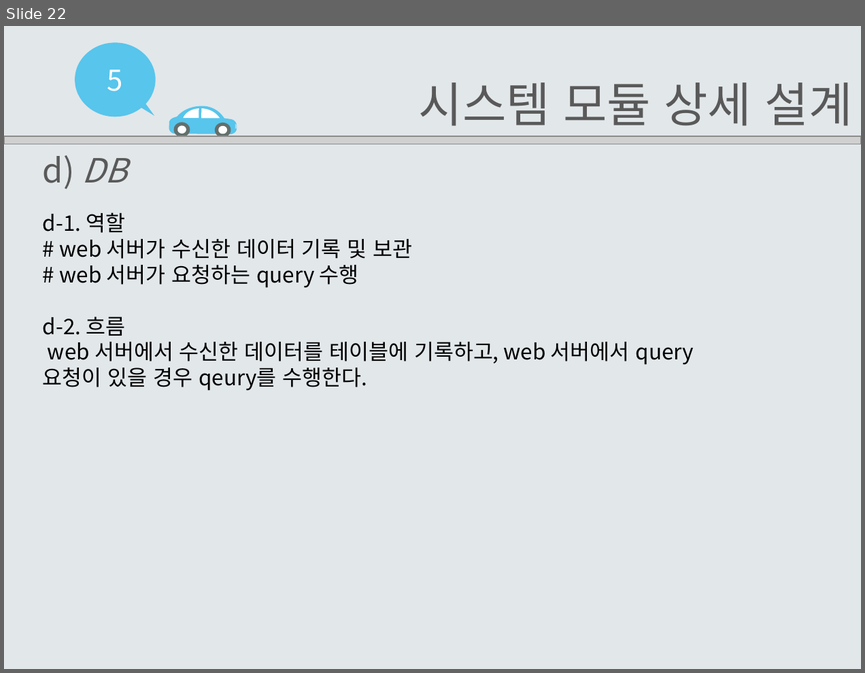
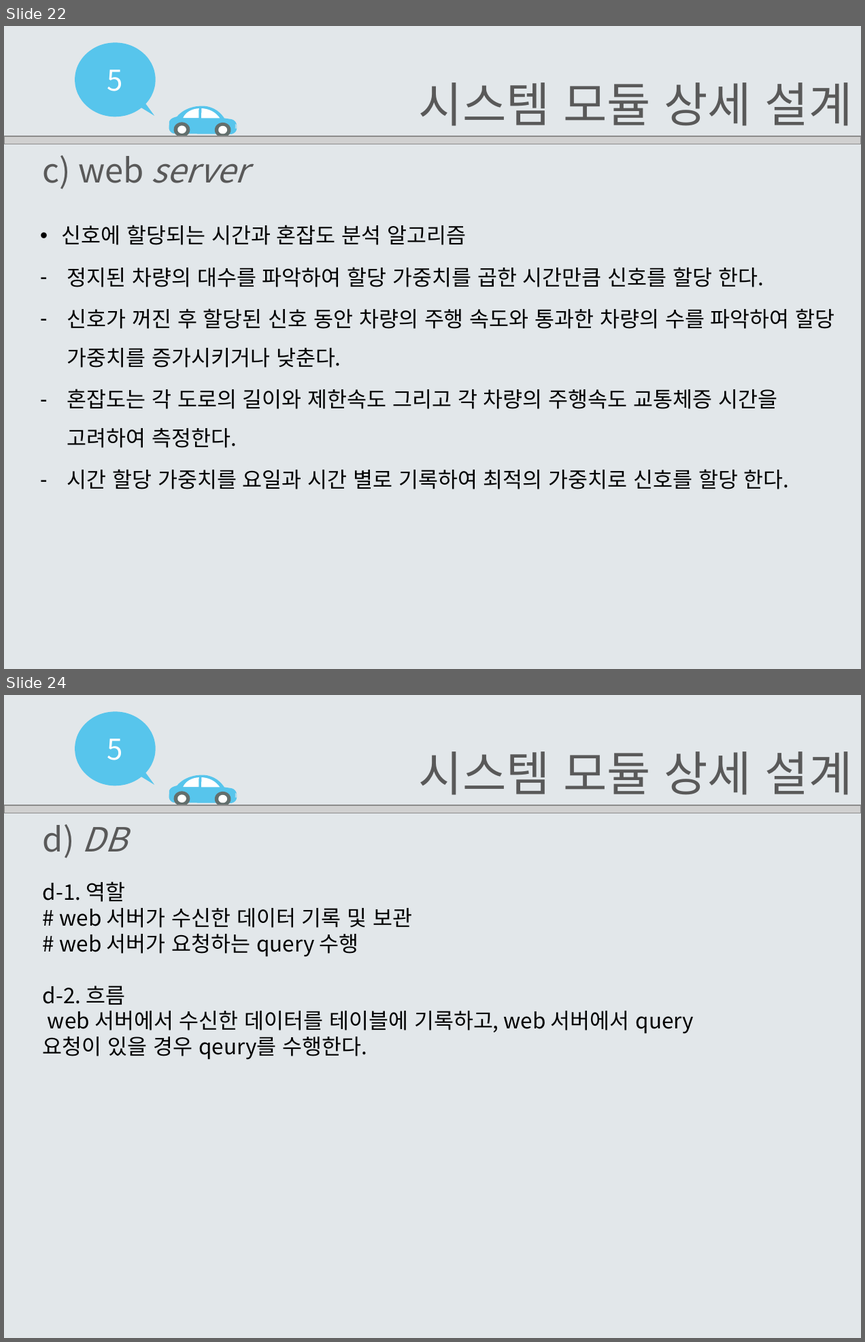
Before and after one commit to EomHeeSang/grad_proj, a slide deck: 발표자료/설계서2-14(엄희상,박주호,김태경)_re.pptx. Shown one above the other, each under a label of ours: slide 22 before the commit, slides 22 and 24 after it; the slides between them are not shown. The pictures are 865x673 and 865x1342 pixels, drawn with LibreOffice and Linux fonts; fonts in the diff are those of the drawing; grey boxes stand for pictures. Boxes give left, top, right and bottom in pixels: in the first picture for what was removed or moved away, otherwise in the second. Text is boxed around its words. In the diff, an @@ line names an element or a change of style, - is before the commit and + after.

```diff
--- a/발표자료/설계서2-14(엄희상,박주호,김태경)_re.pptx
+++ b/발표자료/설계서2-14(엄희상,박주호,김태경)_re.pptx
@@ slide 22 added at bbox=[4, 26, 861, 669], background #E2E7EA @@
@@ group added at bbox=[75, 42, 237, 138]: 10 freeform shapes, 1 text @@
+5
@@ text added at bbox=[419, 82, 853, 126], 40 pt, text #595959 @@
+시스템 모듈 상세 설계
@@ picture added at bbox=[4, 135, 861, 144] @@
@@ text added at bbox=[43, 155, 248, 189], 28 pt, text #595959, italic @@
+c) web server
@@ text added at bbox=[62, 225, 835, 489], 18 pt, text #000000 @@
+  •• 신호에 할당되는 시간과 혼잡도 분석 알고리즘
+  – 정지된 차량의 대수를 파악하여 할당 가중치를 곱한 시간만큼 신호를 할당 한다.
+  – 신호가 꺼진 후 할당된 신호 동안 차량의 주행 속도와 통과한 차량의 수를 파악하여 할당 가중치를 증가시키거나 낮춘다.
+  – 혼잡도는 각 도로의 길이와 제한속도 그리고 각 차량의 주행속도 교통체증 시간을 고려하여 측정한다.
+  – 시간 할당 가중치를 요일과 시간 별로 기록하여 최적의 가중치로 신호를 할당 한다.
@@ what was slide 22 is now slide 24 @@
```
Also in this commit, not shown: 1 other slide added, 7 other files.
